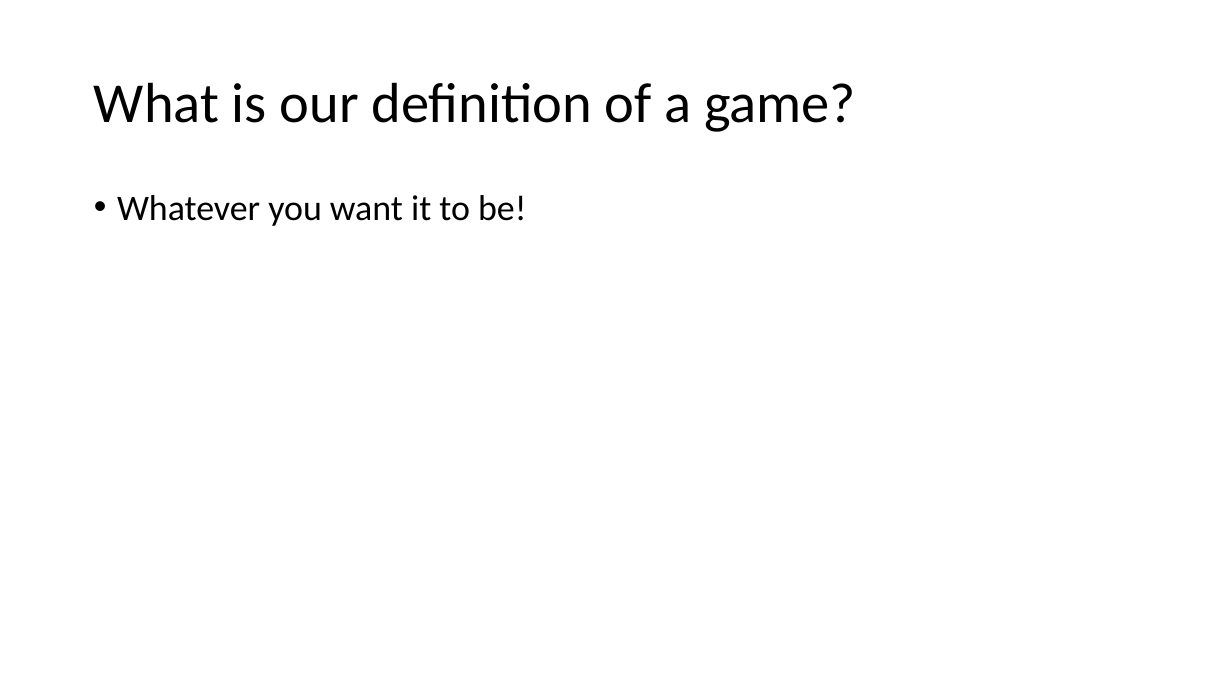
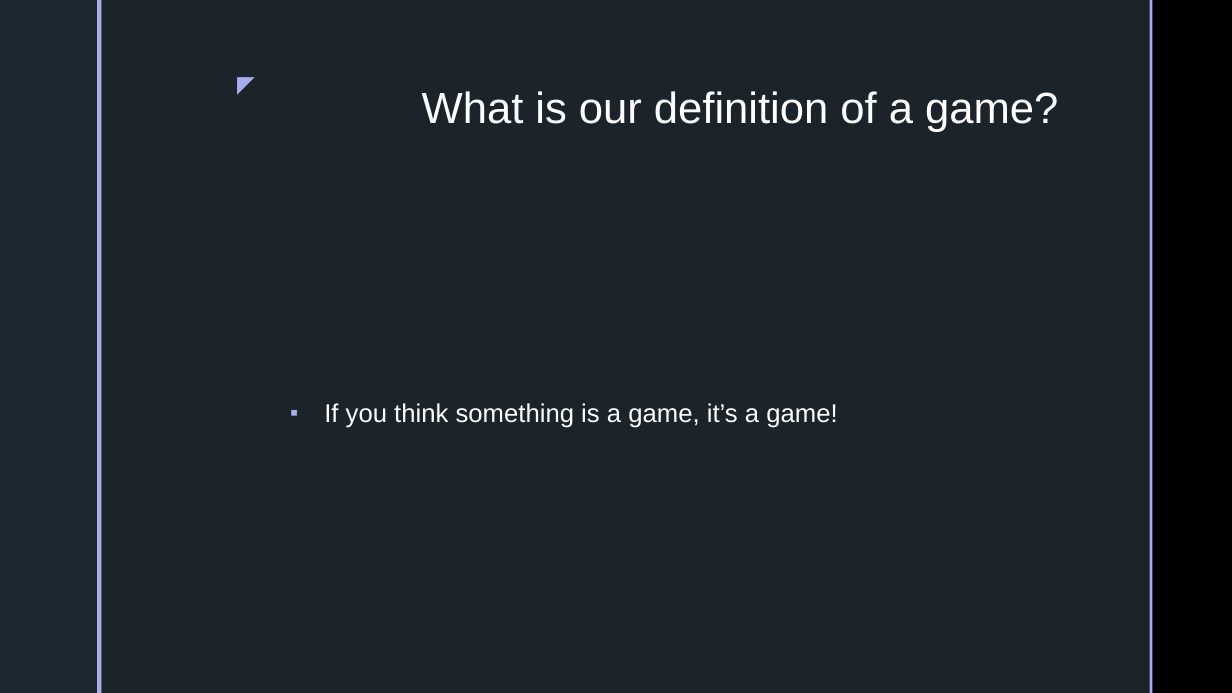
Before and after one commit to simonlhopkins/fisherman_extension, a slide deck: slide 4 of Presentation1.pptx (slide 3 before the commit). Drawn at 1232x693 pixels with LibreOffice and Linux fonts; fonts in the diff are those of the drawing; background and template pictures are left out. Boxes give left, top, right and bottom in pixels: in the first picture for what was removed or moved away, otherwise in the second. Text is boxed around its words. In the diff, an @@ line names an element or a change of style, - is before the commit and + after.

```diff
--- a/Presentation1.pptx
+++ b/Presentation1.pptx
@@ background #FFFFFF to picture (left out) @@
@@ rectangle added at (x1=0, y1=0, x2=97, y2=693), fill #1F282E @@
@@ rectangle added at (x1=97, y1=0, x2=102, y2=693), fill #A9ACEE @@
@@ rectangle added at (x1=102, y1=0, x2=1150, y2=693), fill #1F282E at 92% opacity @@
@@ rectangle added at (x1=1150, y1=0, x2=1153, y2=693), fill #A9ACEE @@
@@ text added at (x1=222, y1=65, x2=263, y2=102), 18 pt, text #A9ACEE @@
+◤
@@ title "What is our definition of ..." moved from (x1=94, y1=82, x2=856, y2=132) to (x1=422, y1=91, x2=1058, y2=132) @@
@@ title "What is our definition of ..." at (x1=422, y1=91, x2=1058, y2=132): size 44 to 34 pt, font Calibri to Arial, text colour #000000 to #FFFFFF; alignment left to right; vertical alignment middle to top @@
@@ text "If you think something is ..." at (x1=324, y1=403, x2=837, y2=428): vertical alignment top to middle @@
@@ text at (x1=324, y1=403, x2=837, y2=428): text changed; size 28 to 20 pt; font Calibri to Arial; text colour #000000 to #FFFFFF @@
-• Whatever you want it to be!
+▪ If you think something is a game, it’s a game!
```
Also in this commit, not shown: 4 other slides changed, 8 slides added, 1 slide removed.
